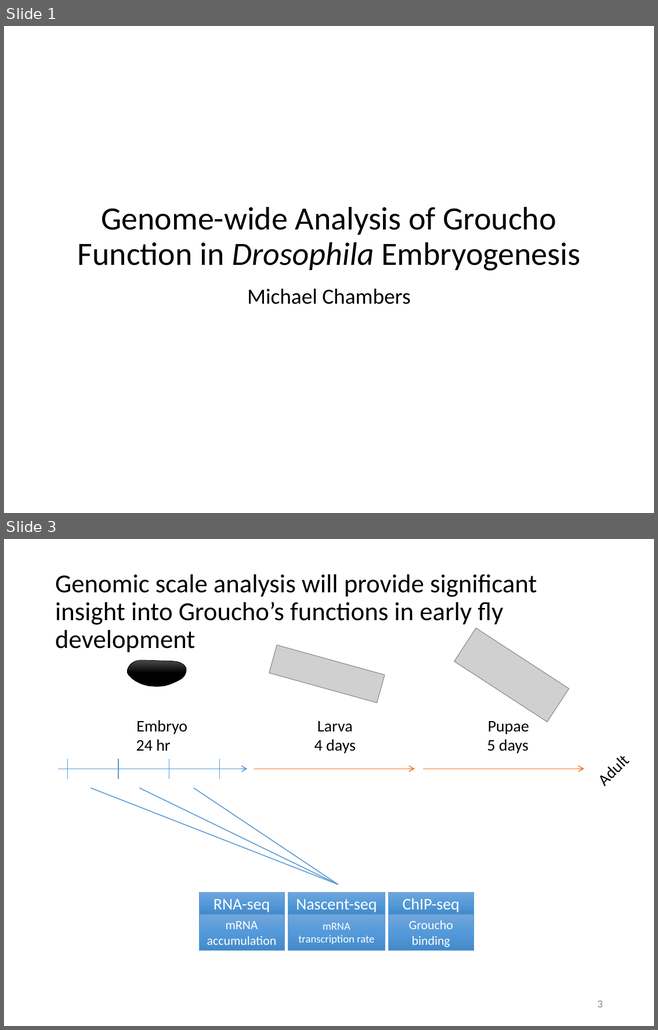
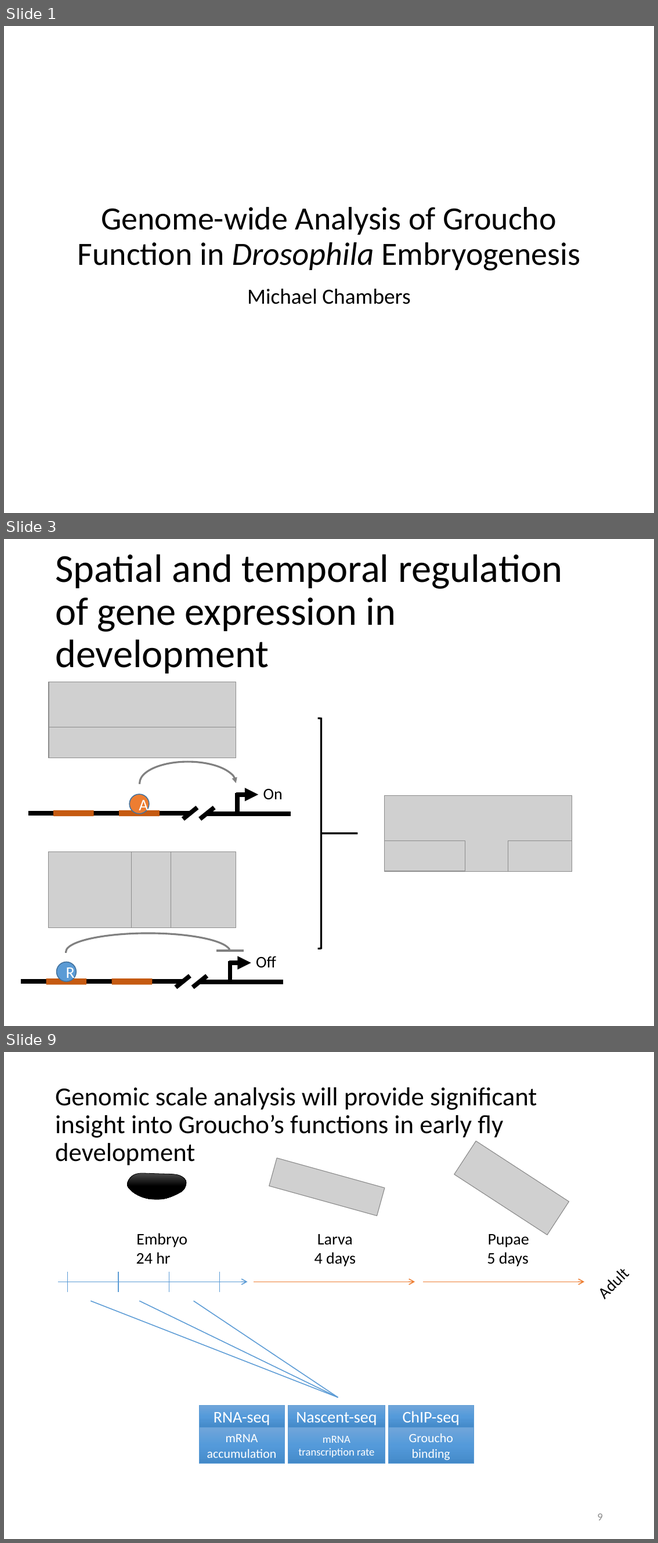
Before and after one commit to mdchambers/dissertation, a slide deck: presentations/defense.pptx. Shown one above the other, each under a label of ours: slides 1 and 3 before the commit, slides 1, 3 and 9 after it; the slides between them are not shown. The pictures are 658x1030 and 658x1543 pixels, drawn with LibreOffice and Linux fonts; fonts in the diff are those of the drawing; grey boxes stand for pictures. Boxes give left, top, right and bottom in pixels: in the first picture for what was removed or moved away, otherwise in the second. Text is boxed around its words. In the diff, an @@ line names an element or a change of style, - is before the commit and + after.

```diff
--- a/presentations/defense.pptx
+++ b/presentations/defense.pptx
@@ slide 3 added at box(4, 539, 654, 1026), background #FFFFFF @@
@@ title added at box(55, 554, 562, 674), 44 pt, text #000000 @@
+Spatial and temporal regulation of gene expression in development
@@ picture added at box(49, 682, 236, 758) @@
@@ picture added at box(49, 727, 236, 758) @@
@@ right bracket added at box(318, 718, 321, 949), outline #000000 2 pt @@
@@ arc (boxed as its full ellipse) added at box(140, 762, 236, 805), outline #808080 2 pt @@
@@ ellipse added at box(129, 794, 149, 814), fill #ED7D31, outline #43739E 1 pt, 18 pt, text #FFFFFF @@
+A
@@ arrow added from (236, 795) to (258, 795), #000000 5 pt @@
@@ line added from (237, 793) to (237, 815), #000000 5 pt @@
@@ text added at box(263, 789, 282, 799), 18 pt, text #000000 @@
+On
@@ picture added at box(384, 795, 571, 871) @@
@@ line added from (28, 813) to (190, 813), #000000 5 pt @@
@@ rectangle added at box(53, 810, 94, 816), fill #C55A11 @@
@@ rectangle added at box(119, 810, 159, 816), fill #C55A11 @@
@@ line added from (197, 808) to (183, 819), #000000 5 pt @@
@@ line added from (214, 808) to (200, 819), #000000 5 pt @@
@@ line added from (208, 814) to (291, 814), #000000 5 pt @@
@@ line added from (321, 833) to (357, 833), #000000 2 pt @@
@@ picture added at box(384, 841, 465, 871) @@
@@ picture added at box(507, 841, 572, 871) @@
@@ picture added at box(48, 852, 235, 928) @@
@@ picture added at box(132, 852, 171, 928) @@
@@ arc (boxed as its full ellipse) added at box(65, 933, 230, 971), outline #808080 2 pt @@
@@ line added from (216, 951) to (244, 951), #808080 2 pt @@
@@ text added at box(256, 956, 276, 968), 18 pt, text #000000 @@
+Off
@@ ellipse added at box(57, 962, 76, 982), fill #5B9BD5, outline #43739E 1 pt, 18 pt, text #FFFFFF @@
+R
@@ arrow added from (229, 963) to (251, 963), #000000 5 pt @@
@@ line added from (230, 961) to (230, 983), #000000 5 pt @@
@@ line added from (21, 982) to (183, 982), #000000 5 pt @@
@@ rectangle added at box(46, 979, 86, 984), fill #C55A11 @@
@@ rectangle added at box(112, 979, 152, 984), fill #C55A11 @@
@@ line added from (190, 976) to (176, 987), #000000 5 pt @@
@@ line added from (206, 976) to (192, 987), #000000 5 pt @@
@@ line added from (200, 982) to (284, 982), #000000 5 pt @@
@@ what was slide 3 is now slide 9 @@
@@ page number at box(597, 1514, 602, 1521): text changed @@
-3
+9
```
Also in this commit, not shown: 2 slides changed, 4 other slides added, 4 other files.
